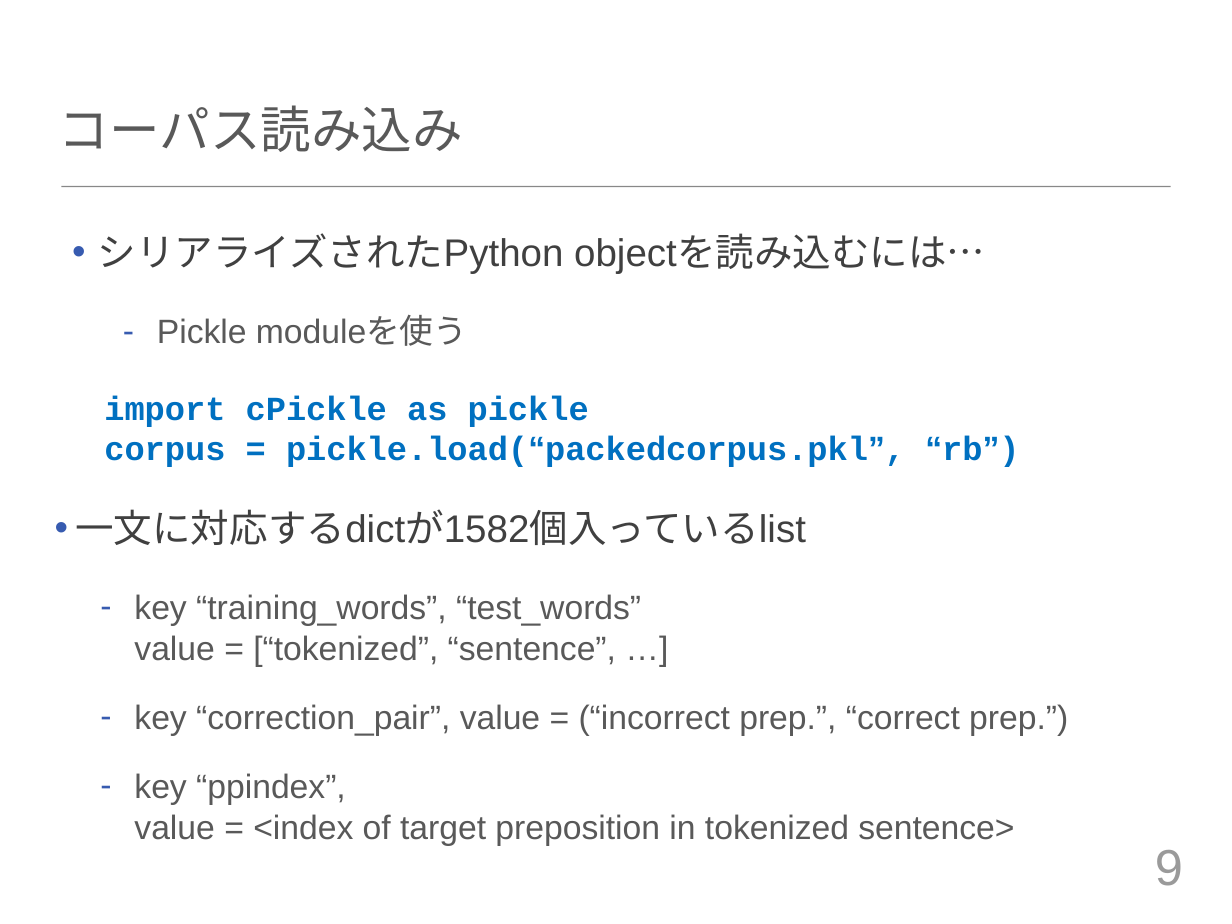
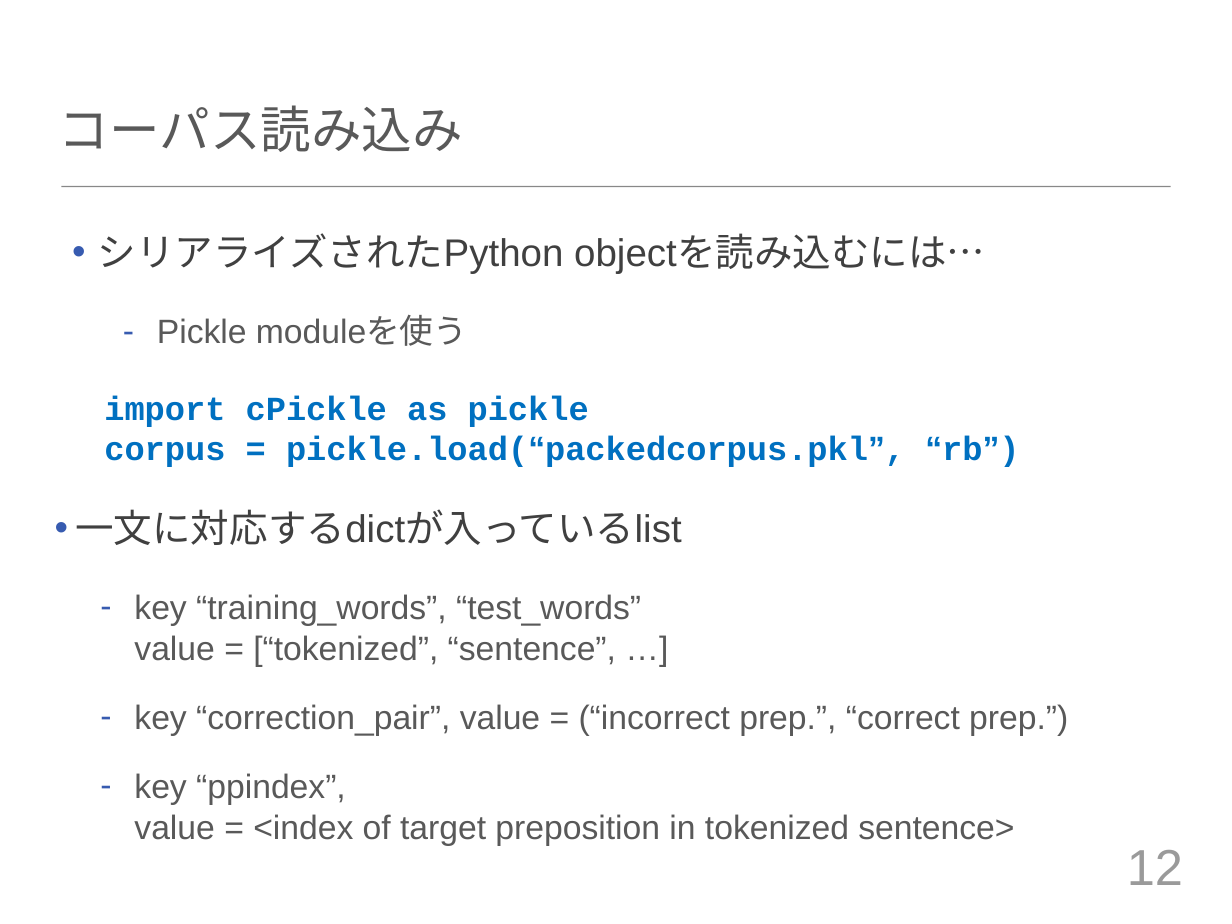
Before and after one commit to tuxedocat/ss2012, a slide deck: slide 12 of ss2012_slide.pptx (slide 9 before the commit). Drawn at 1232x924 pixels with LibreOffice and Linux fonts; fonts in the diff are those of the drawing. Boxes give left, top, right and bottom in pixels: in the first picture for what was removed or moved away, otherwise in the second. Text is boxed around its words. In the diff, an @@ line names an element or a change of style, - is before the commit and + after.

```diff
--- a/ss2012_slide.pptx
+++ b/ss2012_slide.pptx
@@ text at bbox=[75, 509, 681, 545]: text changed @@
-• 一文に対応するdictが1582個入っているlist
+• 一文に対応するdictが入っているlist
@@ page number at bbox=[1127, 850, 1183, 885]: text changed @@
-9
+12
```
Also in this commit, not shown: 3 other slides changed, 8 slides added, 1 slide removed.
